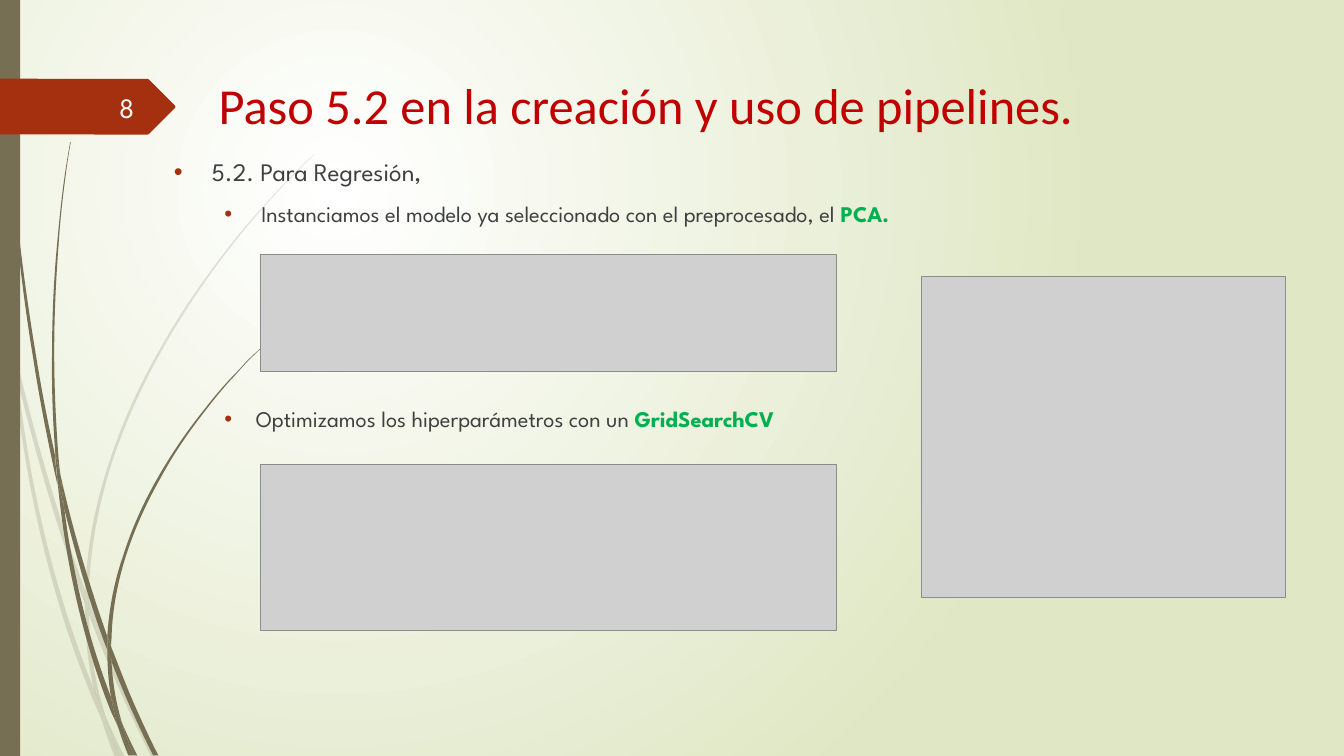
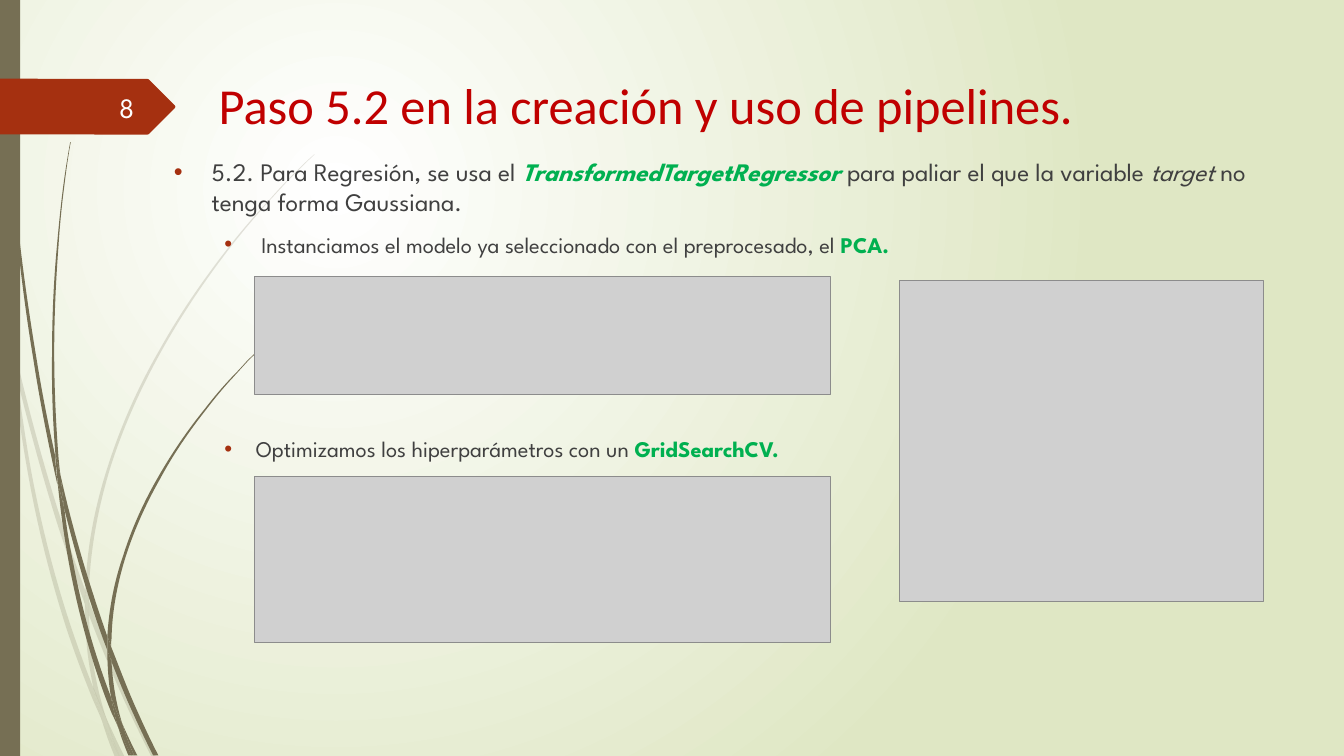
Before and after one commit to somm14/Pipelines_practica, a slide deck: slide 8 of Presentación_PIPELINES.pptx. Drawn at 1344x756 pixels with LibreOffice and Linux fonts; fonts in the diff are those of the drawing; grey boxes stand for pictures. Boxes give left, top, right and bottom in pixels: in the first picture for what was removed or moved away, otherwise in the second. Text is boxed around its words. In the diff, an @@ line names an element or a change of style, - is before the commit and + after.

```diff
--- a/Presentación_PIPELINES.pptx
+++ b/Presentación_PIPELINES.pptx
@@ text at <box>212,163,1245,217</box>: text changed @@
-• 5.2. Para Regresión,
+• 5.2. Para Regresión, se usa el TransformedTargetRegressor para paliar el que la variable target no tenga forma Gaussiana.
@@ picture: place and size @@
-picture at <box>261,254,837,372</box>
+picture at <box>255,276,831,394</box>
@@ picture: place and size @@
-picture at <box>922,276,1286,597</box>
+picture at <box>899,281,1263,602</box>
@@ text at <box>256,441,779,462</box>: text changed @@
-  • Optimizamos los hiperparámetros con un GridSearchCV
+  • Optimizamos los hiperparámetros con un GridSearchCV.
@@ picture: place and size @@
-picture at <box>261,465,837,631</box>
+picture at <box>255,477,831,643</box>
```
Also in this commit, not shown: 6 other slides changed.
